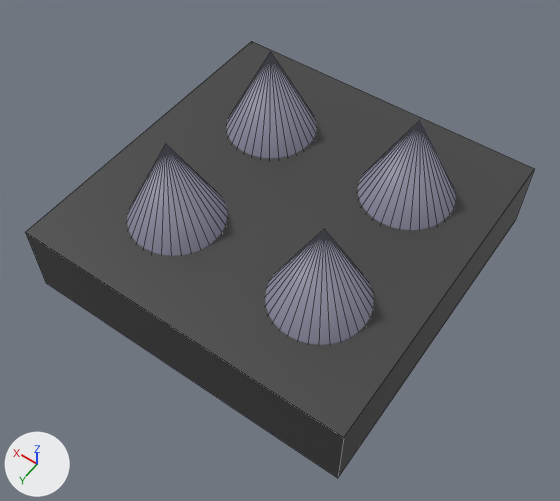
The FBX model Assets/Art/Models/SpikePlate.fbx: old version first, new version second.
One viewpoint serves both versions: a 50 mm lens placed at (-1.62, 2.34, 3.64), pointed at (-0.11, 0.23, 0.33). Arrows for +X, +Y and +Z are at lower left; the lights stay in place. Mesh edges are drawn as thin lines. Where no turn or scale is listed for an object, it has been applied to the vertices.
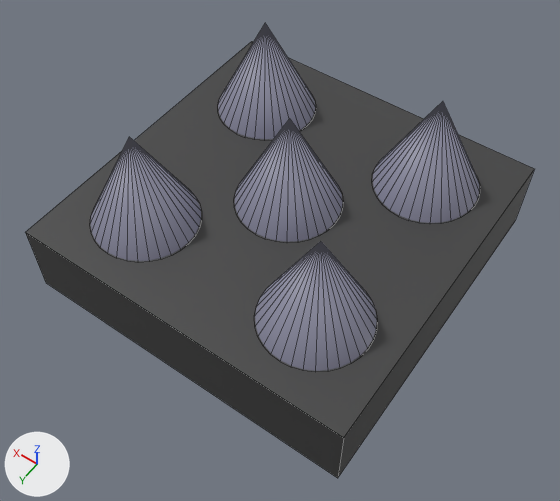
Edits to the scene script, one JSON object a line:
```json
{"op": "add", "block": "mat_metal_001", "code": ["mat_metal_001 = principled_material('Metal.001')", "mat_metal_001.base_color = (0.256, 0.257, 0.349)  # grey #8a8b9f"]}
{"op": "add", "block": "me_cone_009", "code": ["me_cone_009 = bpy.data.meshes.new('Cone.009')", "me_cone_009.from_pydata(...)  # a 32-sided cone pointing to +z spanning x -0.3..0.3, y -0.3..0.3, z -0.3..0.3", "me_cone_009.materials.append(mat_metal_001)  # grey #8a8b9f"]}
{"op": "set", "path": "ob_cone_003.location", "old": "(-0.501, -0.42, 0.695)", "new": "(-0.55, -0.55, 0.75)"}
{"op": "set", "path": "ob_cone_002.location", "old": "(-0.501, 0.446, 0.695)", "new": "(-0.55, 0.55, 0.75)"}
{"op": "set", "path": "ob_cone_001.location", "old": "(0.418, 0.446, 0.695)", "new": "(0.55, 0.55, 0.75)"}
{"op": "set", "path": "ob_cone.location", "old": "(0.418, -0.42, 0.695)", "new": "(0.55, -0.55, 0.75)"}
{"op": "add", "block": "ob_cone_004", "code": ["ob_cone_004 = bpy.data.objects.new('Cone.004', me_cone_009)", "ob_cone_004.location = (0.0, 0.0, 0.75)"]}
```

What differs and where, as boxes [x1, y1, x2, y2] in the pictures (560 x 501 px):
```json
{"object": "Cone.002", "change": "moved", "before": [265, 229, 374, 345], "after": [255, 241, 377, 371]}
{"object": "Cone.001", "change": "moved", "before": [127, 144, 227, 256], "after": [90, 137, 201, 261]}
{"object": "Cone.003", "change": "moved", "before": [358, 120, 456, 230], "after": [373, 101, 479, 223]}
{"object": "Cone", "change": "moved", "before": [227, 53, 317, 158], "after": [218, 23, 315, 139]}
{"object": "Cone.004", "change": "added", "after": [235, 119, 343, 242]}
```
